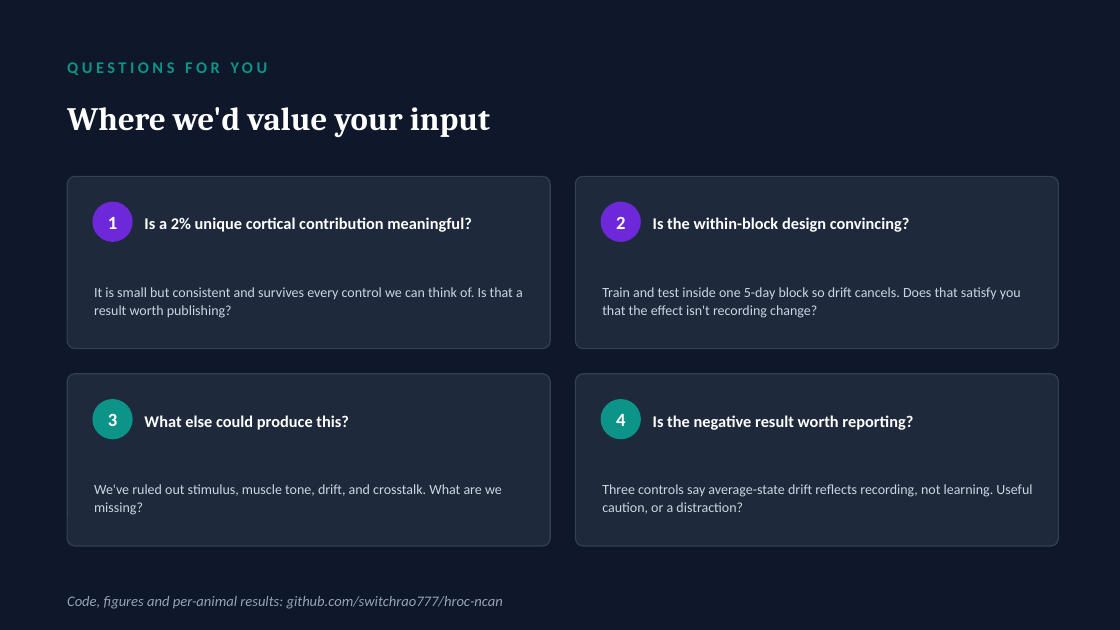
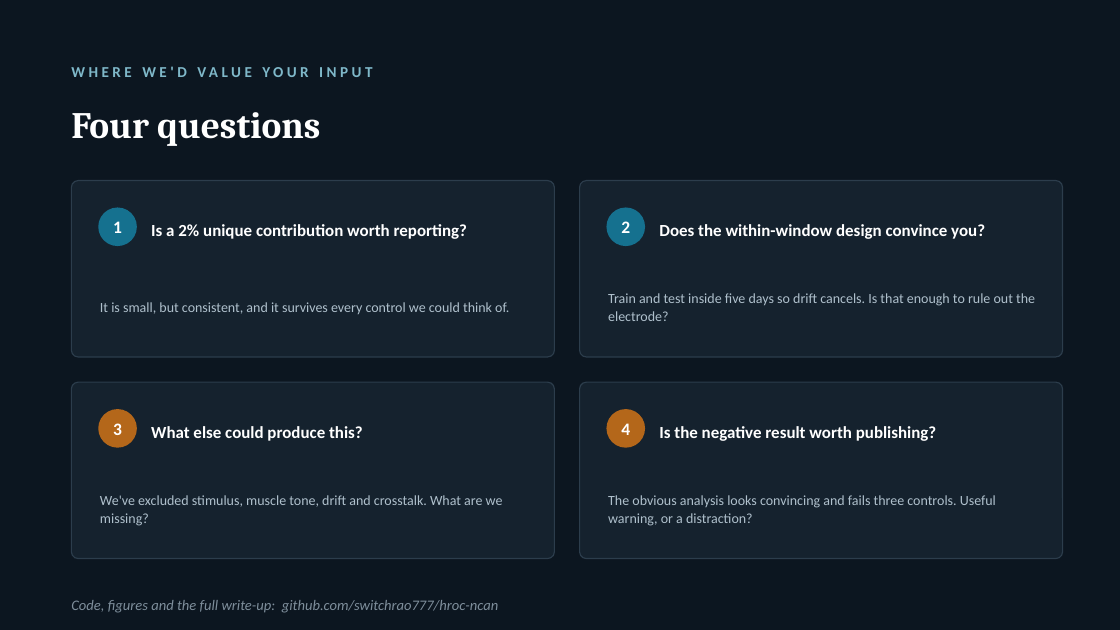
Before and after one commit to switchrao777/hroc-ncan, a slide deck: slide 15 of slides/HROC_Team_Presentation.pptx. Drawn at 1120x630 pixels with LibreOffice and Linux fonts; fonts in the diff are those of the drawing. Boxes give left, top, right and bottom in pixels: in the first picture for what was removed or moved away, otherwise in the second. Text is boxed around its words. In the diff, an @@ line names an element or a change of style, - is before the commit and + after.

Commit message:
Rebuild the NCAN group talk for clarity
Fifteen slides, one idea each, in plain language: the paradigm, what a single
trial is, the dataset, the pipeline, why raw reflex amplitude is misleading,
bidirectional conditioning, the learning-versus-drift problem stated directly,
the negative result and its three controls, the within-window design, the
positive result, the variance partition, the full control table, the scaling
test, and four questions.

```diff
--- a/slides/HROC_Team_Presentation.pptx
+++ b/slides/HROC_Team_Presentation.pptx
@@ background #0F172A to #0C1620 @@
@@ text at (142,67,187,77): text changed; size 28 to 13 pt; font Cambria to Calibri; text colour #FFFFFF to #7FB8C9 @@
-Where we'd value your input
+WHERE WE'D VALUE YOUR INPUT
@@ text at (71,112,320,146): text changed; size 14 to 32 pt; font Calibri to Cambria; text colour #0D9488 to #FFFFFF @@
-QUESTIONS FOR YOU
+Four questions
@@ ellipse at (98,208,137,246): fill #6D28D9 to #15718F @@
@@ 2 rounded rectangles, 2 ellipses: place and size @@
-2 rounded rectangles, 2 ellipses at (67,176,1059,349)
+2 rounded rectangles, 2 ellipses at (71,181,1063,357)
@@ ellipse at (607,208,645,246): fill #6D28D9 to #15718F @@
@@ text at (151,224,467,239): text changed; size 14 to 14.5 pt @@
-Is a 2% unique cortical contribution meaningful?
+Is a 2% unique contribution worth reporting?
@@ text at (659,224,985,239): text changed; size 14 to 14.5 pt @@
-Is the within-block design convincing?
+Does the within-window design convince you?
@@ text at (608,293,1035,321): text changed; text colour #CBD5E1 to #AFC0CC @@
-Train and test inside one 5-day block so drift cancels. Does that satisfy you that the effect isn't recording change?
+Train and test inside five days so drift cancels. Is that enough to rule out the electrode?
@@ text at (100,302,509,314): text changed; text colour #CBD5E1 to #AFC0CC @@
-It is small but consistent and survives every control we can think of. Is that a result worth publishing?
+It is small, but consistent, and it survives every control we could think of.
@@ rounded rectangle: place and size @@
-rounded rectangle at (67,374,550,546)
+rounded rectangle at (71,382,555,559)
@@ fill #1E293B to #15222E; outline #334155 1 pt to #2C3D4C 1 pt; proportions changed in 4 elements at (71,181,555,357), (580,181,1063,357), (71,382,555,559), (580,382,1063,559) @@
@@ rounded rectangle: place and size @@
-rounded rectangle at (576,374,1059,546)
+rounded rectangle at (580,382,1063,559)
@@ ellipse at (98,409,137,448): fill #0D9488 to #B4671A @@
@@ text "What else could produce this?" at (151,426,363,441): size 14 to 14.5 pt; line spacing 0.95 to 0.98 @@
@@ size 16 to 15 pt in 4 elements at (113,221,122,233), (621,221,630,233), (113,423,122,435), (621,423,630,435) @@
@@ 3 texts, 2 ellipses: place and size @@
-3 texts, 2 ellipses at (92,399,641,439)
+3 texts, 2 ellipses at (98,409,645,448)
@@ ellipse at (607,409,645,448): fill #0D9488 to #B4671A @@
@@ text at (659,426,937,441): text changed; size 14 to 14.5 pt @@
-Is the negative result worth reporting?
+Is the negative result worth publishing?
@@ text at (100,495,503,526): text changed; text colour #CBD5E1 to #AFC0CC @@
-We've ruled out stimulus, muscle tone, drift, and crosstalk. What are we missing?
+We've excluded stimulus, muscle tone, drift and crosstalk. What are we missing?
@@ text at (608,495,996,526): text changed; text colour #CBD5E1 to #AFC0CC @@
-Three controls say average-state drift reflects recording, not learning. Useful caution, or a distraction?
+The obvious analysis looks convincing and fails three controls. Useful warning, or a distraction?
@@ text at (71,600,498,613): text changed; text colour #94A3B8 to #7E8E9B @@
-Code, figures and per-animal results: github.com/switchrao777/hroc-ncan
+Code, figures and the full write-up: github.com/switchrao777/hroc-ncan
```
Also in this commit, not shown: 3 other slides changed, 11 slides added, 11 slides removed, 1 other file.
